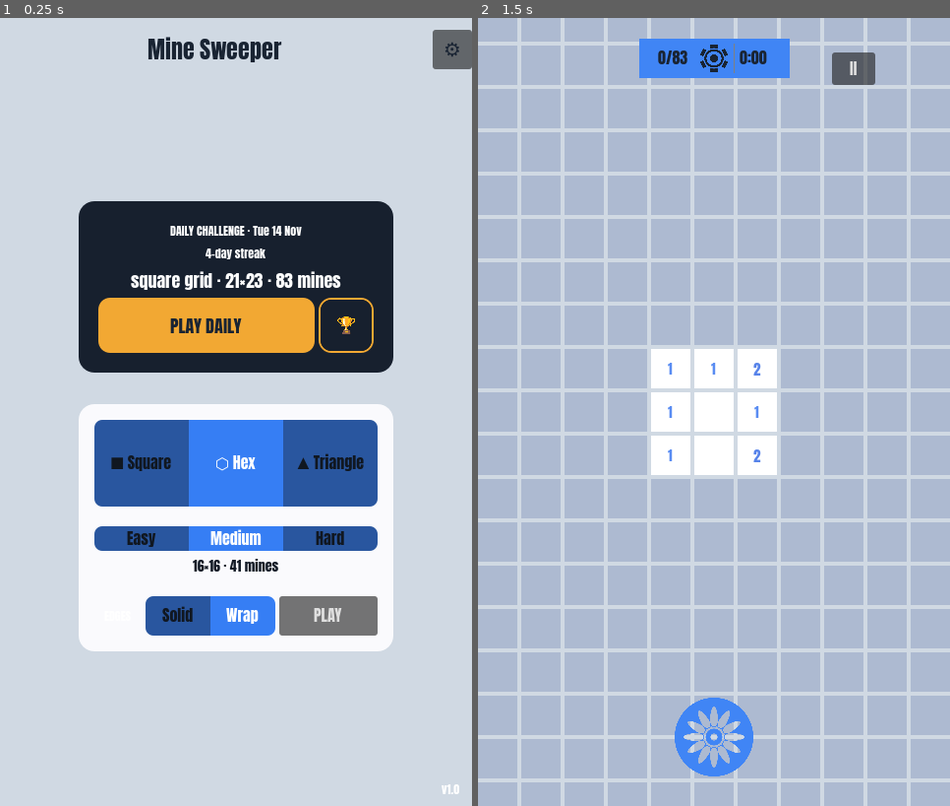
Above: before the commit, frames 1-2 (left to right).
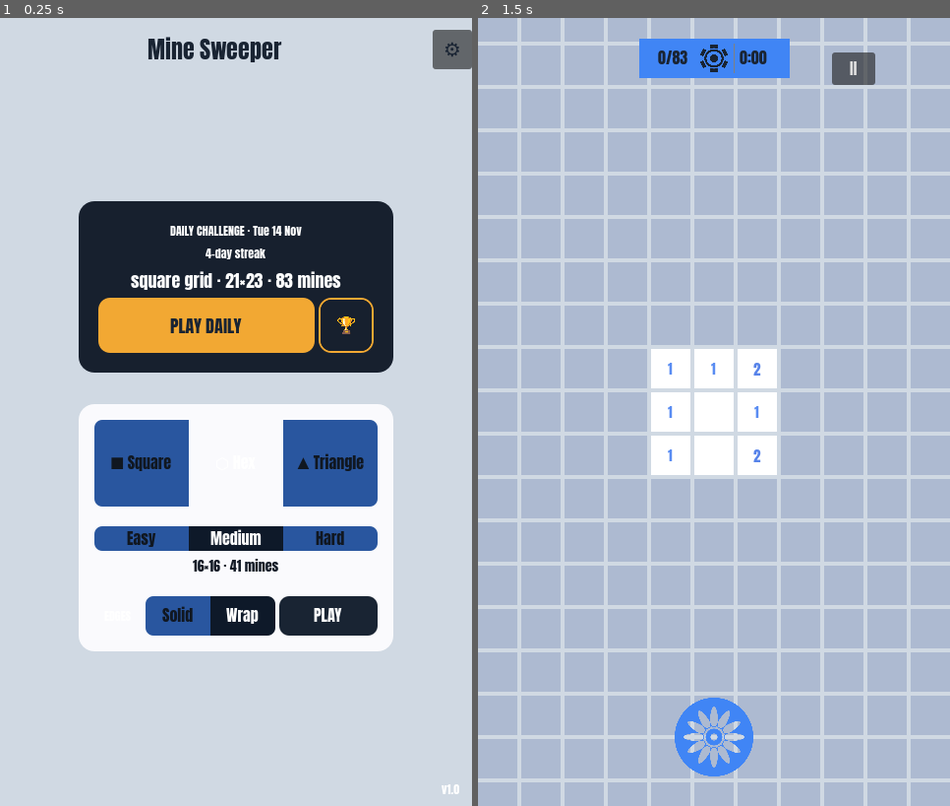
Above: after the commit, the same moments.

Repository: Kape99/mine-sweeper
Game: Godot game, scene res://Scenes/base.tscn
The game is run twice, just before and just after one commit, with the same random seed, the same clock (stepped at 60 frames per second) and the same inputs.
Inputs (mouse positions are in pixels of both pictures, inside the frame that each line leads up to):
- Up to frame 1 (0.25 s): no input
- Up to frame 2 (1.5 s): click (671, 230) at 0.52 s; type "Alex" at 0.6 s; click "PLAY DAILY" at 1.25 s

The runs differ from the first frame. In frame 1, 4.3% of the frame differs, in the area x 40-80%, y 51-79%; in frame 2, nothing differs.

Commit message:
Style PLAY button and segmented active states to match reference
- PLAY button now dark navy with white text.

- Board type selected chip uses blue accent with dark text.

- Difficulty and edges selected chips use dark navy with white text.

Diff:
--- a/Scripts/GUI/Widgets/segmented_button.gd
+++ b/Scripts/GUI/Widgets/segmented_button.gd
@@ -19,6 +19,11 @@
 
 ## If true, the widget captures all horizontal space and each segment expands.
 @export var expand: bool = true
+
+## Optional override for the active segment background. Leave alpha negative to use the scheme accent.
+@export var active_bg_override: Color = Color(-1, 0, 0, 0)
+## Optional override for the active segment text color. Leave alpha negative to use the scheme hud_text.
+@export var active_text_override: Color = Color(-1, 0, 0, 0)
 
 var _buttons: Array[Button] = []
 
@@ -57,6 +62,10 @@
 	var text: Color = GlobalState.scheme.hud_text if is_instance_valid(GlobalState) else Color.BLACK
 	var bg: Color = accent if active else accent.darkened(0.35)
 	var fg: Color = text if active else text.darkened(0.35)
+	if active and active_bg_override.a >= 0.0:
+		bg = active_bg_override
+	if active and active_text_override.a >= 0.0:
+		fg = active_text_override
 
 	var style: StyleBoxFlat = StyleBoxFlat.new()
 	style.bg_color = bg
--- a/Scripts/GUI/main_menu.gd
+++ b/Scripts/GUI/main_menu.gd
@@ -130,6 +130,28 @@
 	settings_card_style.content_margin_bottom = 16
 	$CenterContainer/Panel/SettingsCard.add_theme_stylebox_override("panel", settings_card_style)
 
+	var play_button_style: StyleBoxFlat = StyleBoxFlat.new()
+	play_button_style.bg_color = text
+	play_button_style.corner_radius_top_left = 10
+	play_button_style.corner_radius_top_right = 10
+	play_button_style.corner_radius_bottom_right = 10
+	play_button_style.corner_radius_bottom_left = 10
+	var play_hover: StyleBoxFlat = play_button_style.duplicate()
+	play_hover.bg_color = text.lightened(0.15)
+	var play_pressed: StyleBoxFlat = play_button_style.duplicate()
+	play_pressed.bg_color = text.darkened(0.15)
+	_start_button.add_theme_stylebox_override("normal", play_button_style)
+	_start_button.add_theme_stylebox_override("hover", play_hover)
+	_start_button.add_theme_stylebox_override("pressed", play_pressed)
+	_start_button.add_theme_color_override("font_color", inverse)
+
+	_board_type_segmented.active_bg_override = accent
+	_board_type_segmented.active_text_override = text
+	_difficulty_segmented.active_bg_override = text
+	_difficulty_segmented.active_text_override = inverse
+	_edges_segmented.active_bg_override = text
+	_edges_segmented.active_text_override = inverse
+
 	_sync_segmented_widgets()
 	_update_difficulty_summary()
 
